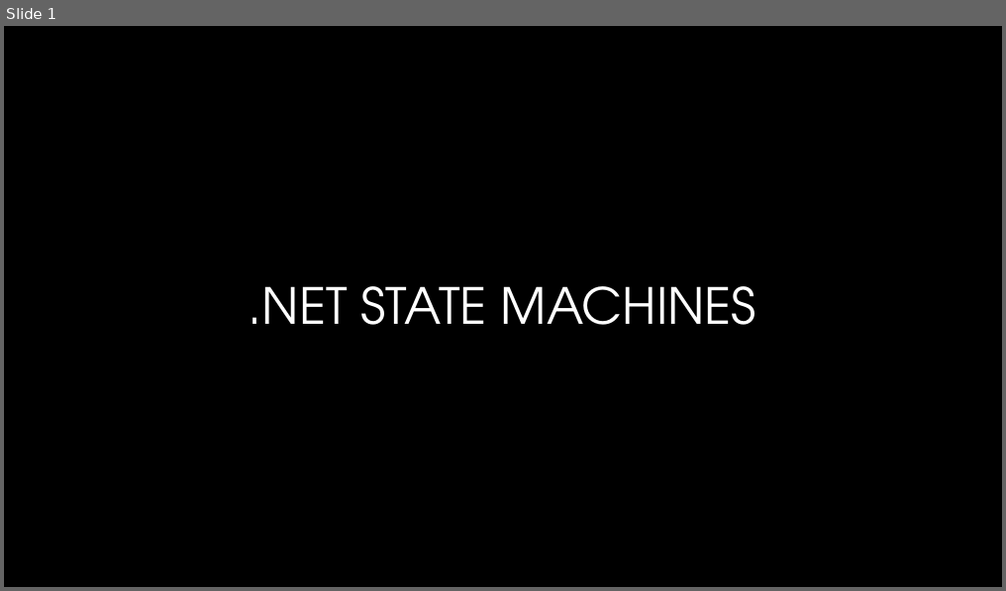
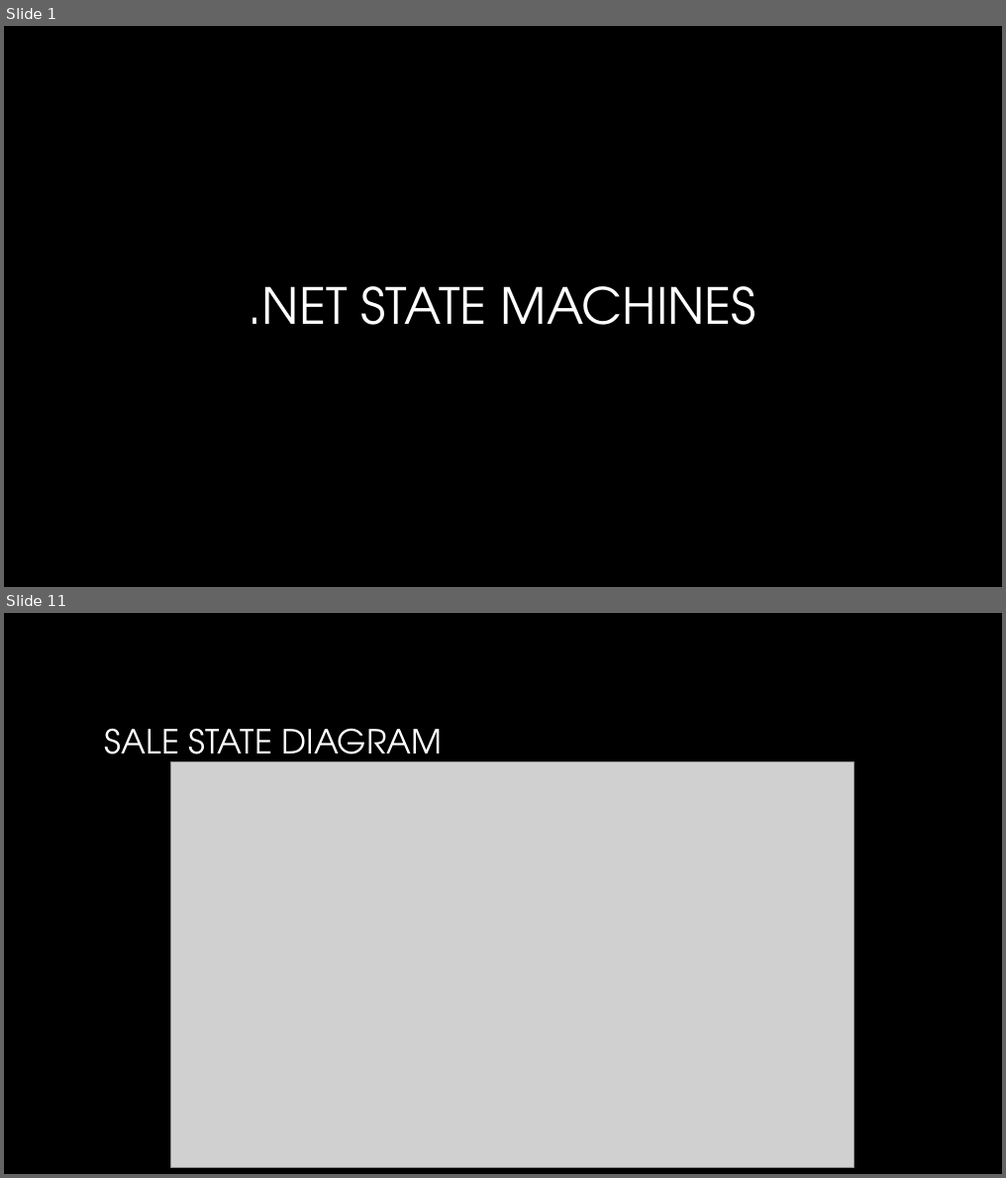
Before and after one commit to scottctr/StateMachineWorkshop, a slide deck: DotNetStateMachines.pptx. Shown one above the other, each under a label of ours: slide 1 before the commit, slides 1 and 11 after it; the slides between them are not shown. The pictures are 1006x591 and 1006x1178 pixels, drawn with LibreOffice and Linux fonts; fonts in the diff are those of the drawing; grey boxes stand for pictures; background and template pictures are left out. Boxes give left, top, right and bottom in pixels: in the first picture for what was removed or moved away, otherwise in the second. Text is boxed around its words. In the diff, an @@ line names an element or a change of style, - is before the commit and + after.

```diff
--- a/DotNetStateMachines.pptx
+++ b/DotNetStateMachines.pptx
@@ slide 11 added at <box>4,613,1002,1174</box>, background picture (left out) @@
@@ title added at <box>105,728,443,770</box>, 32 pt, text gradient #FFFFFF to #A6A6A6 @@
+SALE STATE DIAGRAM
@@ picture added at <box>171,761,853,1167</box> @@
```
Also in this commit, not shown: 3 slides changed, 19 other slides added, 29 other files.
